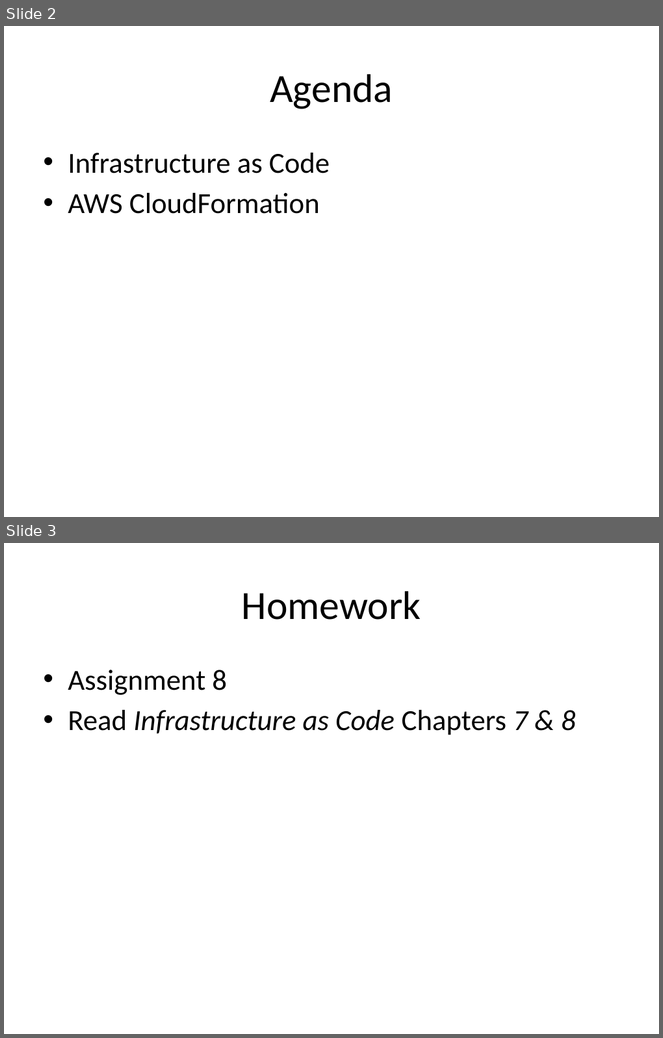
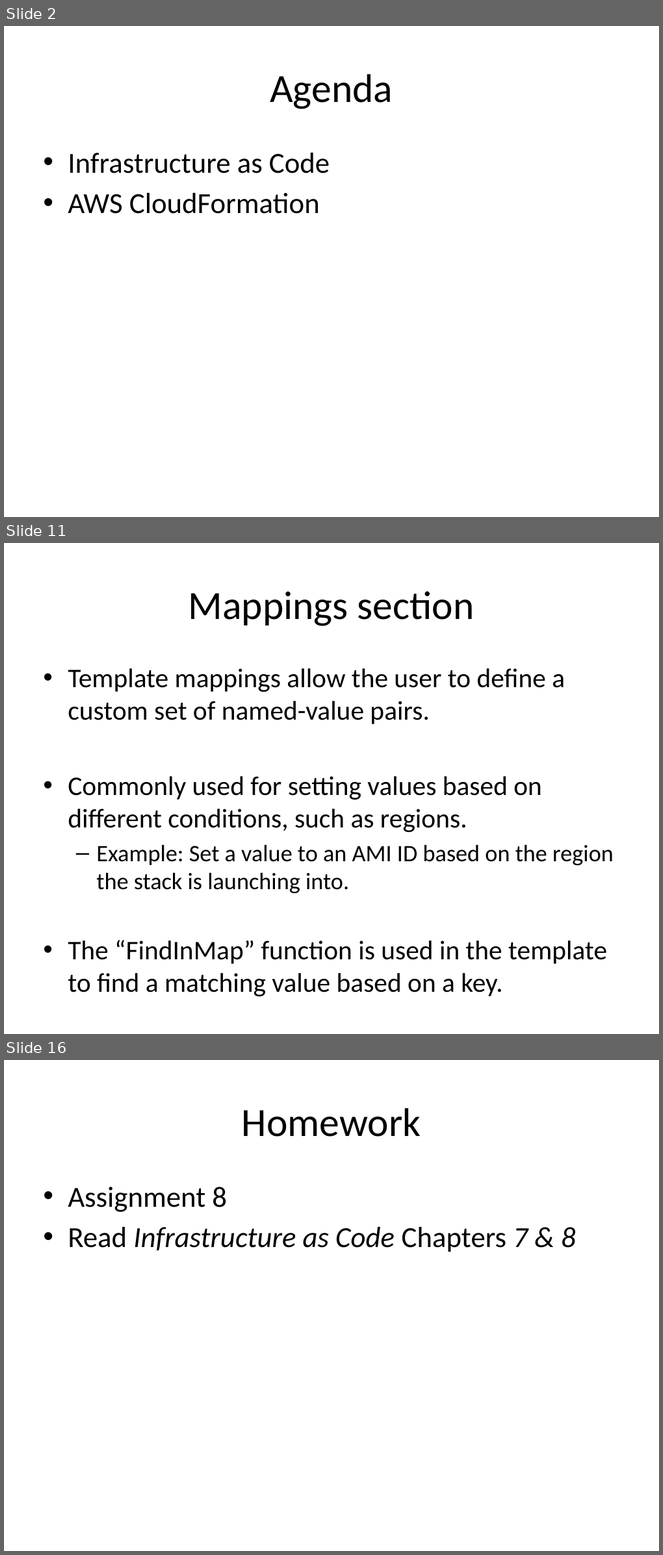
Before and after one commit to jasondbaker/infrastructure-class, a slide deck: infrastructure-week-9.pptx. Shown one above the other, each under a label of ours: slides 2 and 3 before the commit, slides 2, 11 and 16 after it; the slides between them are not shown. The pictures are 663x1038 and 663x1555 pixels, drawn with LibreOffice and Linux fonts; fonts in the diff are those of the drawing. Boxes give left, top, right and bottom in pixels: in the first picture for what was removed or moved away, otherwise in the second. Text is boxed around its words. In the diff, an @@ line names an element or a change of style, - is before the commit and + after.

```diff
--- a/infrastructure-week-9.pptx
+++ b/infrastructure-week-9.pptx
@@ slide 11 added at (4, 543, 659, 1034), background #FFFFFF @@
@@ title added at (189, 591, 475, 626), 44 pt, text #000000 @@
+Mappings section
@@ text added at (68, 668, 614, 997), 29.6 pt, text #000000 @@
+• Template mappings allow the user to define a custom set of named-value pairs.
+• Commonly used for setting values based on different conditions, such as regions.
+  – Example: Set a value to an AMI ID based on the region the stack is launching into.
+• The “FindInMap” function is used in the template to find a matching value based on a key.
@@ what was slide 3 is now slide 16 @@
```
Also in this commit, not shown: 12 other slides added, 1 other file.
